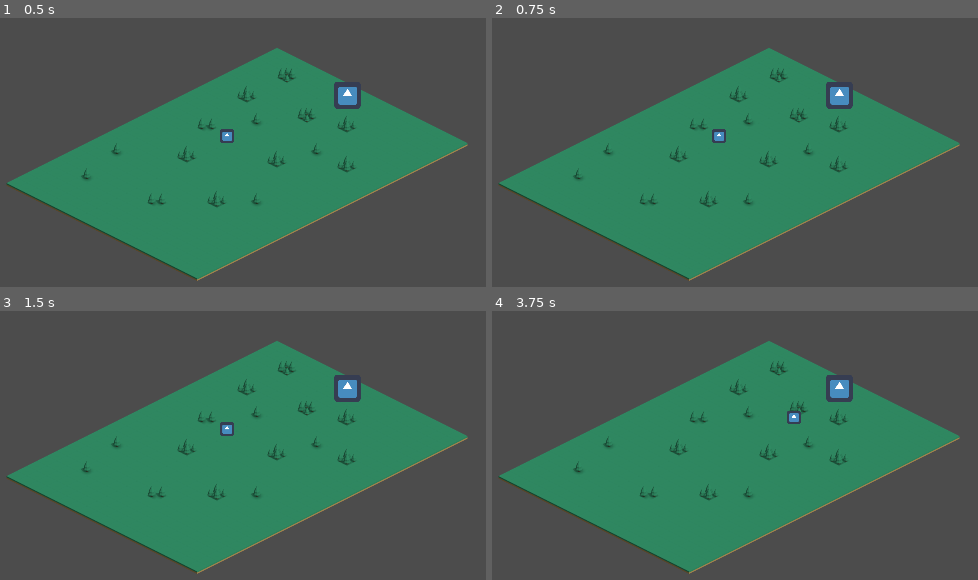
Above: before the commit, frames 1-4 (two rows, left to right).
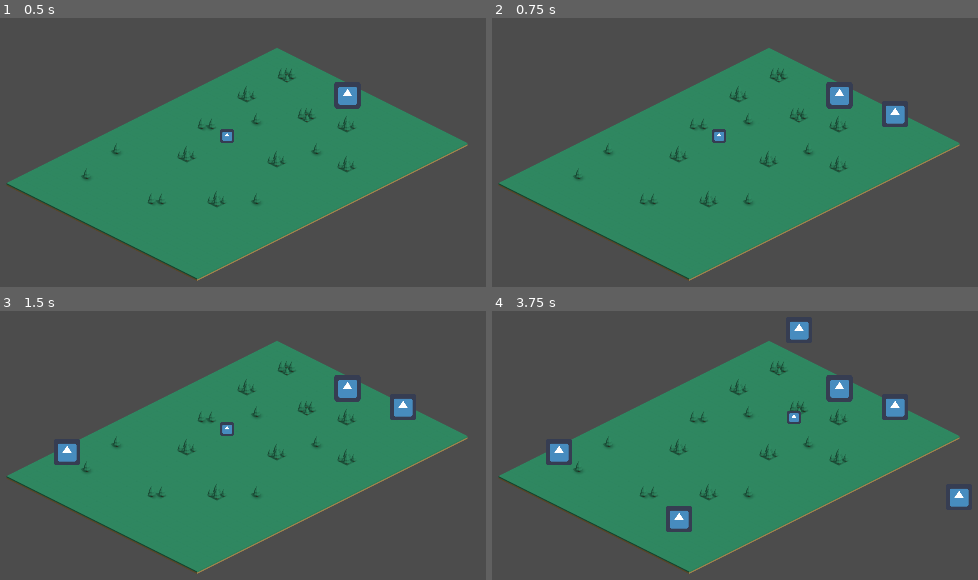
Above: after the commit, the same moments.

Repository: rayosdev/Doorigin
Game: Godot game, scene res://Main.tscn
Two runs of this game, one before a commit and one after it. Both use one fixed random seed, a clock stepped at 60 frames per second and the inputs below. The engine's default icon, where the game draws it, is replaced by a stand-in: a white triangle on a blue panel in a dark square.
Inputs (mouse positions are in pixels of both pictures, inside the frame that each line leads up to):
- Up to frame 1 (0.5 s): no input
- Up to frame 2 (0.75 s): tap Enter at 0.5 s; move the mouse to (895, 114) at 0.52 s; hold D (move_right) from 0.53 s (still down); tap Space (place_tower) at 0.6 s; click (895, 114) at 0.67 s
- Up to frame 3 (1.5 s): tap Space (place_tower) at 1.25 s; move the mouse to (68, 450) at 1.27 s; release D (move_right) at 1.28 s; hold S (move_down) from 1.28 s (still down); tap F (settle_base) at 1.35 s; click (68, 450) at 1.42 s
- Up to frame 4 (3.75 s): tap Enter at 2 s; move the mouse to (798, 329) at 2.02 s; release S (move_down) at 2.03 s; hold D (move_right) 2.03-2.78 s; tap Space (place_tower) at 2.1, 3.5, 3.6 s; click (798, 329) at 2.17 s; move the mouse to (676, 518) at 2.77 s; hold W (move_up) 2.78-3.53 s; tap F (settle_base) at 2.85 s; click (676, 518) at 2.92 s; move the mouse to (958, 496) at 3.52 s; hold A (move_left) from 3.53 s (still down); click (958, 496) at 3.67 s

Frame 1 is identical in both runs. In frame 2, 0.4% of the frame differs, in the area x 80-86%, y 31-41%; in frame 3, 0.8%; in frame 4, 1.8%, in the area x 11-99%, y 4-83%.

Commit message:
Fiks etter merge sånn ca

Diff:
--- a/Main.tscn
+++ b/Main.tscn
@@ -1,7 +1,8 @@
-[gd_scene load_steps=9 format=2]
+[gd_scene load_steps=10 format=2]
 
 [ext_resource path="res://SnowTileset.tres" type="TileSet" id=1]
 [ext_resource path="res://GrassTileset.tres" type="TileSet" id=2]
+[ext_resource path="res://script/TowerSpawner.gd" type="Script" id=3]
 [ext_resource path="res://icon.png" type="Texture" id=5]
 [ext_resource path="res://Enemy.gd" type="Script" id=6]
 
@@ -105,5 +106,8 @@
 [node name="CollisionShape2D" type="CollisionShape2D" parent="Player/Area2D"]
 shape = SubResource( 4 )
 
+[node name="TowerSpawner" type="Node2D" parent="."]
+script = ExtResource( 3 )
+
 [connection signal="area_entered" from="Enemy/Area2D" to="Enemy" method="_on_Area2D_area_entered"]
 [connection signal="timeout" from="Enemy/Timer" to="Enemy" method="_on_Timer_timeout"]
--- a/prefabs/Tower.tscn
+++ b/prefabs/Tower.tscn
@@ -1,18 +1,10 @@
-[gd_scene load_steps=4 format=2]
+[gd_scene load_steps=3 format=2]
 
 [ext_resource path="res://script/Tower.gd" type="Script" id=1]
-[ext_resource path="res://assets/grid-based-sprites/Tower.png" type="Texture" id=2]
-
-[sub_resource type="SpriteFrames" id=1]
-animations = [ {
-"frames": [ ExtResource( 2 ) ],
-"loop": true,
-"name": "default",
-"speed": 5.0
-} ]
+[ext_resource path="res://icon.png" type="Texture" id=2]
 
 [node name="Node2D" type="Node2D"]
 
-[node name="Tower" type="AnimatedSprite" parent="."]
-frames = SubResource( 1 )
+[node name="Tower" type="Sprite" parent="."]
+texture = ExtResource( 2 )
 script = ExtResource( 1 )
--- a/script/Store.gd
+++ b/script/Store.gd
@@ -12,7 +12,7 @@
 
 
 var towers_placed:int = 0
-onready var price_of_tower:int = 0 setget set_price_of_tower, get_price_of_tower
+onready var price_of_tower:int = 2 setget set_price_of_tower, get_price_of_tower
 signal on_price_of_tower_change
 func place_tower():
 	towers_placed += 1
--- a/script/Tower.gd
+++ b/script/Tower.gd
@@ -1,4 +1,4 @@
-extends AnimatedSprite
+extends Sprite
 
 
 const radius = 10
--- a/script/TowerSpawner.gd
+++ b/script/TowerSpawner.gd
@@ -1,8 +1,9 @@
 extends Node2D
 
-const Tower = preload("res://prefabs/Tower.tscn")
+const tower_prefab = preload("res://prefabs/Tower.tscn")
 
 func _ready():
+	Store.price_of_tower = 2
 	pass
 
 func _input(event):
@@ -16,7 +17,7 @@
 func spawn_tower(position):
 	Store.resources -= Store.price_of_tower
 	Store.place_tower()
-	var tower = Tower.instance()
+	var tower = tower_prefab.instance()
 	tower.position = position
 	get_parent().add_child(tower)
 	print("current resources: " + str(Store.resources))
